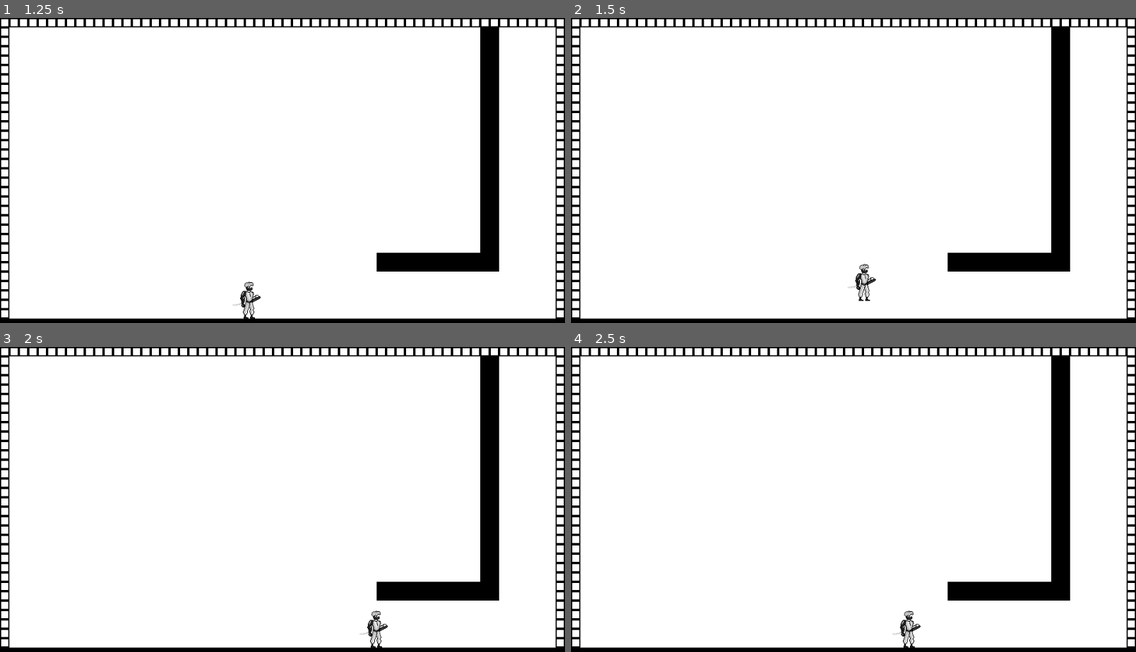
Above: before the commit, frames 1-4 (two rows, left to right).
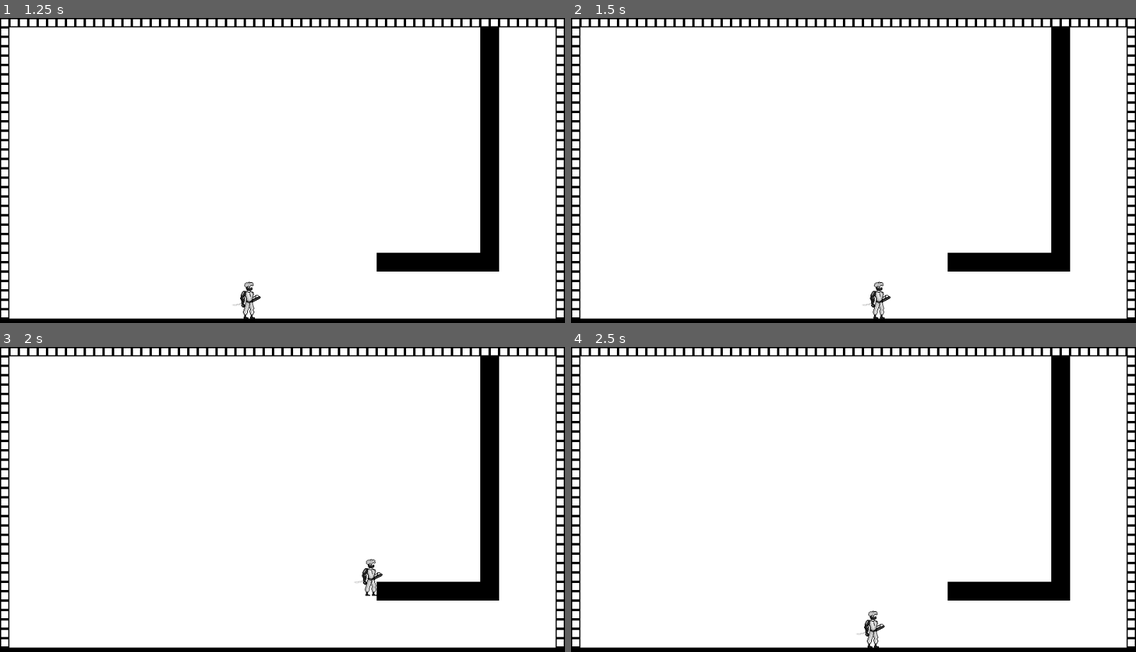
Above: after the commit, the same moments.

Repository: Dkoplik/Paint-it-Black
Game: Godot game, scene res://test_level.tscn
The game is run twice, just before and just after one commit, with the same random seed, the same clock (stepped at 60 frames per second) and the same inputs.
Inputs (mouse positions are in pixels of both pictures, inside the frame that each line leads up to):
- Up to frame 1 (1.25 s): move the mouse to (406, 161) at 0.52 s; press the mouse at (406, 161) at 0.53 s; hold D (move_right) from 0.53 s (still down); tap Space (jump) at 0.77 s
- Up to frame 2 (1.5 s): keep holding D (move_right); move the mouse to (740, 191) at 1.27 s; release the mouse at (740, 191) at 1.28 s; click (740, 191) at 1.35 s
- Up to frame 3 (2 s): keep holding D (move_right); tap Space (jump) at 1.52 s
- Up to frame 4 (2.5 s): move the mouse to (910, 435) at 2.02 s; release D (move_right) at 2.03 s; press the mouse at (910, 435) at 2.03 s; hold A (move_left) from 2.03 s (still down)

Frame 1 is identical in both runs. In frame 2, 0.5% of the frame differs, in the area x 49-57%, y 80-99%; in frame 3, 0.5%, in the area x 62-69%, y 69-99%; in frame 4, 0.5%.

Commit message:
Добавил cooldown и длительность атаки

Diff:
--- a/Paint-it-Black/player/scripts/player_attack.gd
+++ b/Paint-it-Black/player/scripts/player_attack.gd
@@ -28,6 +28,11 @@
 var _hit_box: HitBox
 ## [AnimationPlayer] для изменения [HitBox] во время атаки.
 var _animation_player: AnimationPlayer
+## Можно ли атаковать в данный момент? Необходим для cooldown'а атаки.
+var _is_attack_ready: bool = true
+## Скорость проигрывания анимации атаки, чтобы его длительность была
+## [member duration].
+var _custom_speed: float
 
 
 ## Проверка конфигурации узла на старте.
@@ -38,6 +43,9 @@
 	# Проверка наличия компонент
 	_check_hit_box()
 	_check_animation_player()
+
+	if not Engine.is_editor_hint():
+		_custom_speed = _animation_player.get_animation("hit_box_attack").length / duration
 
 
 ## Обработка ошибок конфигурации
@@ -56,15 +64,23 @@
 
 
 ## Осуществление атаки в заданном направлении, если это возможно.
+# ToDo пока костыльная реализация.
 func attack(direction: Vector2) -> void:
-	# Импульс в заданном направлении
-	direction = direction.normalized()
-	movement_component.add_velocity(direction * impulse)
+	if _is_attack_ready:
+		_is_attack_ready = false
+		is_attacking.emit()
 
-	# Вращение хитбокса в заданном направлении
-	_hit_box.look_at(direction + _hit_box.global_position)
-	# Изменение хитбокса под атаку
-	_animation_player.play("hit_box_attack")
+		# Импульс в заданном направлении
+		direction = direction.normalized()
+		movement_component.add_velocity(direction * impulse)
+
+		# Вращение хитбокса в заданном направлении
+		_hit_box.look_at(direction + _hit_box.global_position)
+		# Изменение хитбокса под атаку
+		_animation_player.play("hit_box_attack", -1, _custom_speed)
+
+		await get_tree().create_timer(cooldown + duration).timeout
+		_is_attack_ready = true
 
 
 ## Проверка наличия [HitBox] в качестве дочернего узла.
